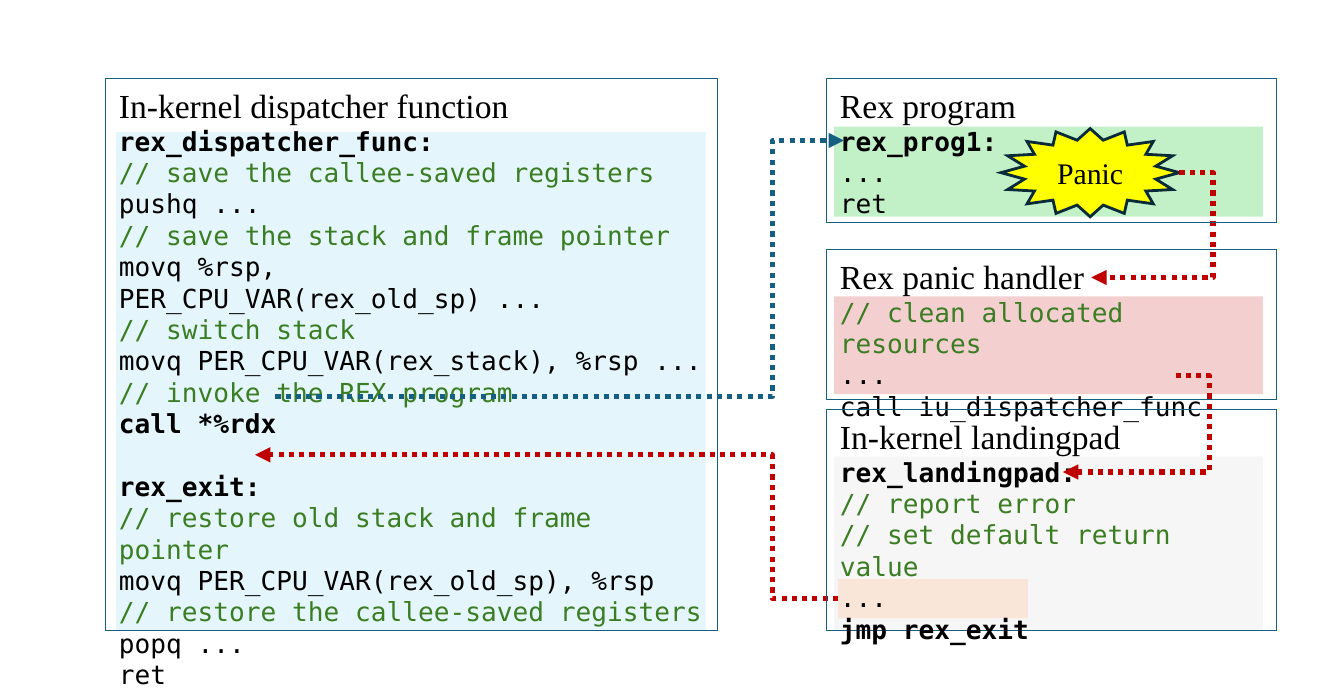
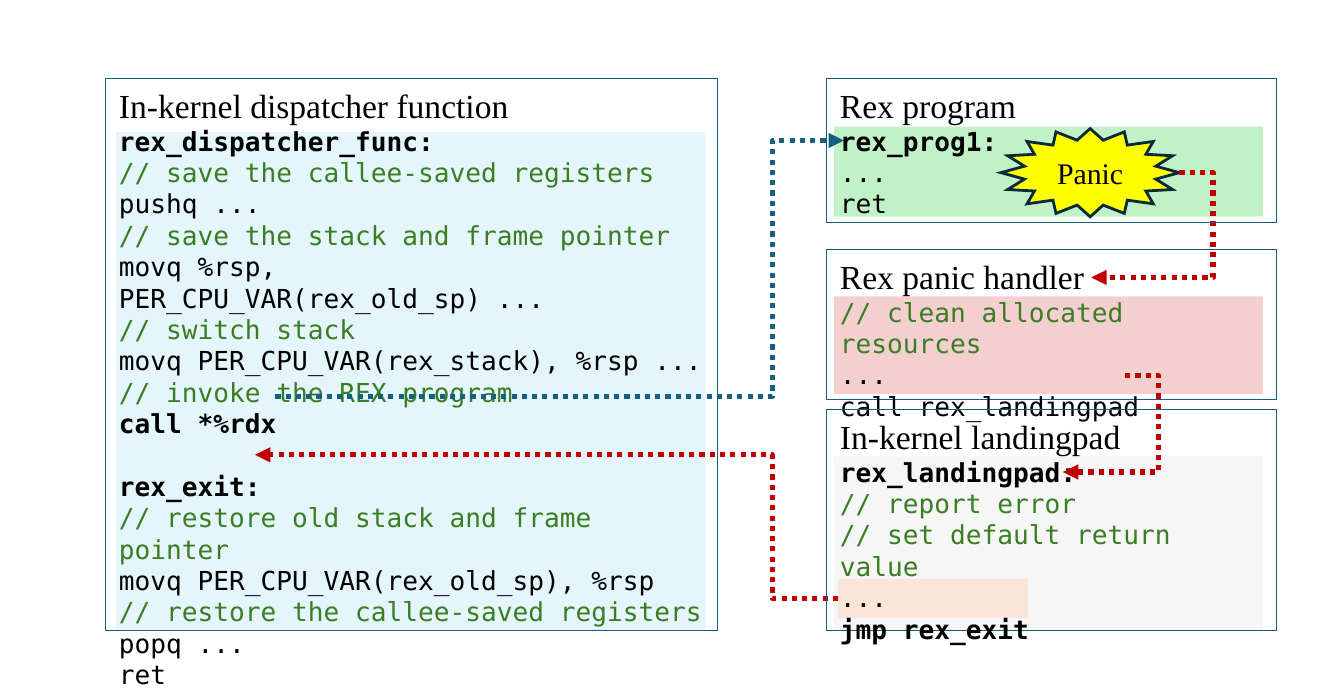
Before and after one commit to upgautamvt/publish-paper, a slide deck: slide 1 of figs/exception_handling.pptx. Drawn at 1344x699 pixels with LibreOffice and Linux fonts; fonts in the diff are those of the drawing. Boxes give left, top, right and bottom in pixels: in the first picture for what was removed or moved away, otherwise in the second. Text is boxed around its words. In the diff, an @@ line names an element or a change of style, - is before the commit and + after.

```diff
--- a/figs/exception_handling.pptx
+++ b/figs/exception_handling.pptx
@@ elbow arrow moved from (1176, 375) - (1063, 472) to (1125, 375) - (1063, 472) @@
@@ text in rectangle at box(840, 396, 1139, 421): text changed @@
-call iu_dispatcher_func
+call rex_landingpad
```
Also in this commit, not shown: 1 other file.
